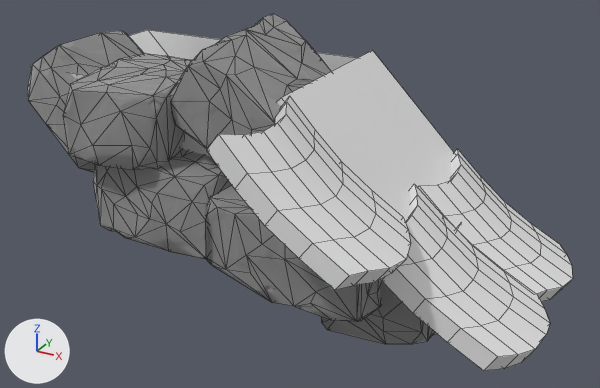
What one commit did to the FBX model LightProjectGame/Assets/FBX/Structures/Roof_End_Left.fbx.
The view is the same before and after, from a 50 mm camera at (1.12, -3.13, 1.91) aimed at (-0.76, 0.29, 0.2). The axes (+X, +Y, +Z) are drawn at lower left. The lights are the same throughout. Mesh edges are drawn as thin lines. Where no turn or scale is listed for an object, it has been applied to the vertices.

The first picture shows 'Roof.004', 'Wall.021', 'rock_6.053'.
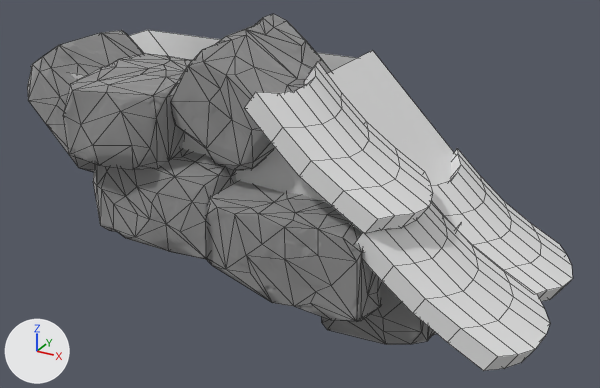
Edits to the bpy script that builds the scene:
```text
Change me_roof_001:
    where me_roof_001.from_pydata(...)  # 218 vertices, 209 faces; spans x -0.75..0.57, y -0.59..1.0, z -0.23..0.82
    used by ob_roof_004; location = (0.0, 0.0, 0.0)
    me_roof_001 part 1: the loose piece of 70 vertices spanning x -0.71..0.05, y -0.59..0.0, z 0.23..0.82 is moved by (-0.05, 0.37, 0.07)
```

Pixel boxes (x1, y1, x2, y2) of what changed, in the pictures (600 x 388 px; the box of a moved part takes in the faces that stretch with it):
'Roof.004', reshaped (10% narrower): before (207, 50, 573, 371); after (245, 50, 573, 371)
part 1 of me_roof_001, moved or reshaped: before (207, 96, 410, 290); after (245, 61, 433, 234)
